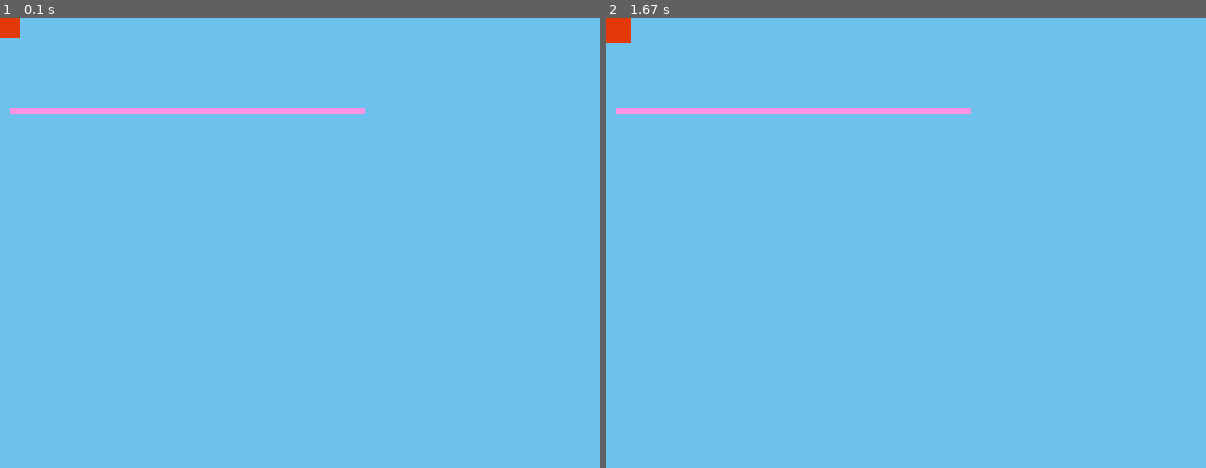
Above: before the commit, frames 1-2 (left to right).
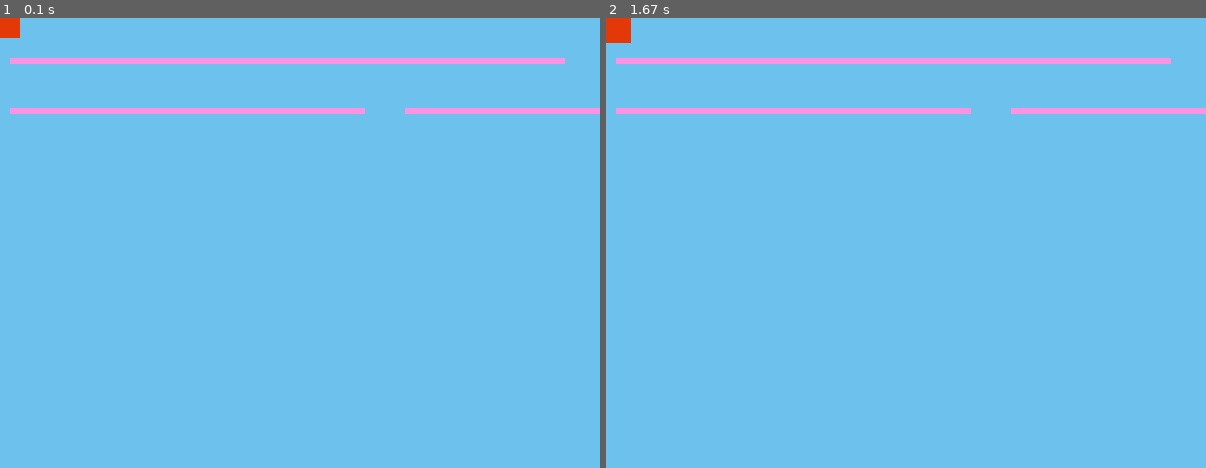
Above: after the commit, the same moments.

Repository: italogama/PyGame-LearnCafe
Game: pygame game, started from Aula 4 Inicio/Aula 20.py
Same seed, same stepped clock (60 frames per second), same inputs: the game is played once before the commit and once after it.
Inputs (mouse positions are in pixels of both pictures, inside the frame that each line leads up to):
- Up to frame 1 (0.1 s): no input
- Up to frame 2 (1.67 s): click (894, 63) at 0.38 s

The runs differ from the first frame. In frame 1, 1.7% of the frame differs, in the area x 1-100%, y 8-22%; in frame 2, 1.7%.

Commit message:
Aula 24 - Criando jogo com Pygame

Diff:
--- a/Aula 4 Inicio/Aula 20.py
+++ b/Aula 4 Inicio/Aula 20.py
@@ -16,7 +16,8 @@
 
     ret = pygame.Rect(10, 10, 30, 30)
     ret2 = pygame.Rect(10, 40, 555, 6)
-    ret2 = pygame.Rect(10, 90, 355, 6)
+    ret3 = pygame.Rect(10, 90, 355, 6)
+    ret4 = pygame.Rect(405, 90, 195, 6)
     sair = False
 
     pygame.font.init()
@@ -45,7 +46,7 @@
         (ret.left, ret.top) = pygame.mouse.get_pos() #Evento de captura do mouse
         ret.left -= ret.width/2   #Coloca cursos no centro do objeto ret
         ret.top -= ret.height/2
-        if ret.colliderect(ret2): #testando colisão com objeto
+        if ret.colliderect(ret2) or ret.colliderect(ret3): #testando colisão com objeto
             text = fonte_perdeu.render('VOCE PERDEU', 1, (cor_branca)) #printando perdeu
             tela.blit(text, (200, 200))
             pygame.mouse.set_pos(10, 10)
@@ -63,6 +64,8 @@
 
         pygame.draw.rect(tela, cor_vermelha, ret) #inserindo retangulo
         pygame.draw.rect(tela, cor_rosa, ret2)
+        pygame.draw.rect(tela, cor_rosa, ret3)
+        pygame.draw.rect(tela, cor_rosa, ret4)
         pygame.display.update() #Chamar atualização na Tela
 
     pygame.quit() #Quita o game ao clicar no X
